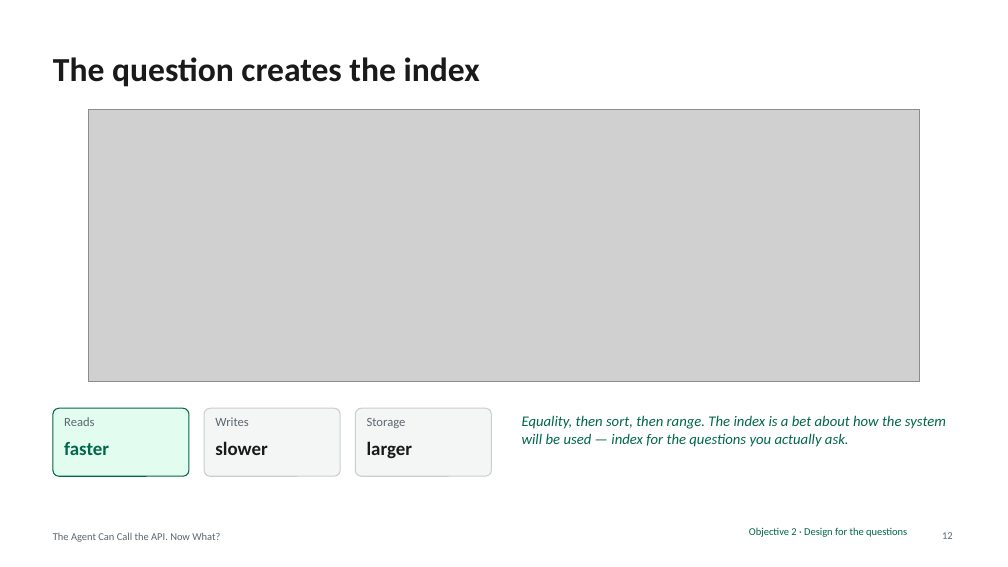
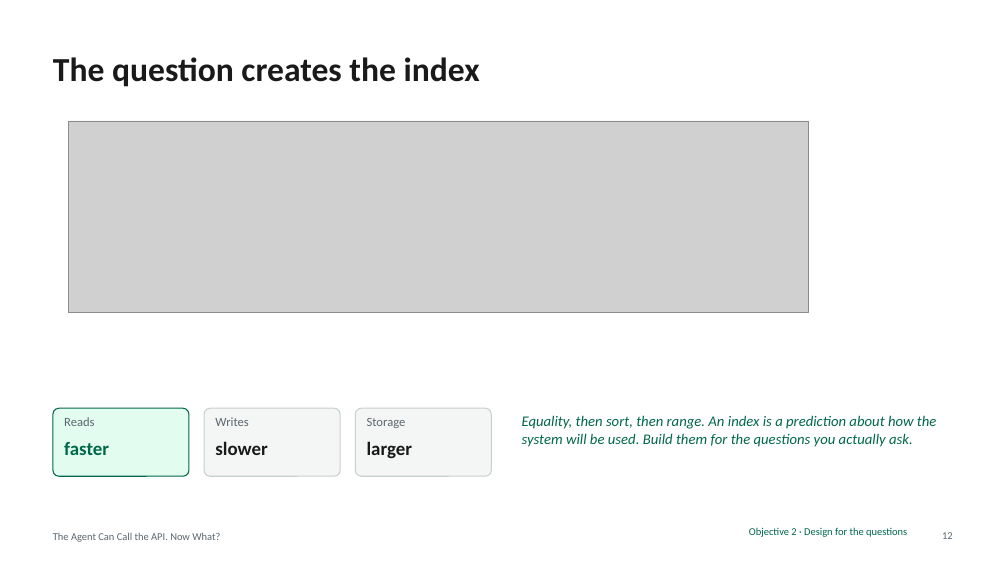
Before and after one commit to eoinjordan/what-should-a-local-agent-remember, a slide deck: slide 12 of slides/what-should-a-local-agent-remember.pptx. Drawn at 1008x567 pixels with LibreOffice and Linux fonts; fonts in the diff are those of the drawing; grey boxes stand for pictures. Boxes give left, top, right and bottom in pixels: in the first picture for what was removed or moved away, otherwise in the second. Text is boxed around its words. In the diff, an @@ line names an element or a change of style, - is before the commit and + after.

```diff
--- a/slides/what-should-a-local-agent-remember.pptx
+++ b/slides/what-should-a-local-agent-remember.pptx
@@ picture: place and size @@
-picture at box(88, 110, 920, 382)
+picture at box(68, 121, 809, 312)
@@ text at box(522, 415, 936, 447): text changed @@
-Equality, then sort, then range. The index is a bet about how the system will be used — index for the questions you actually ask.
+Equality, then sort, then range. An index is a prediction about how the system will be used. Build them for the questions you actually ask.
```
Also in this commit, not shown: 26 other slides changed, 2 slides added, 1 slide removed, 36 other files.
